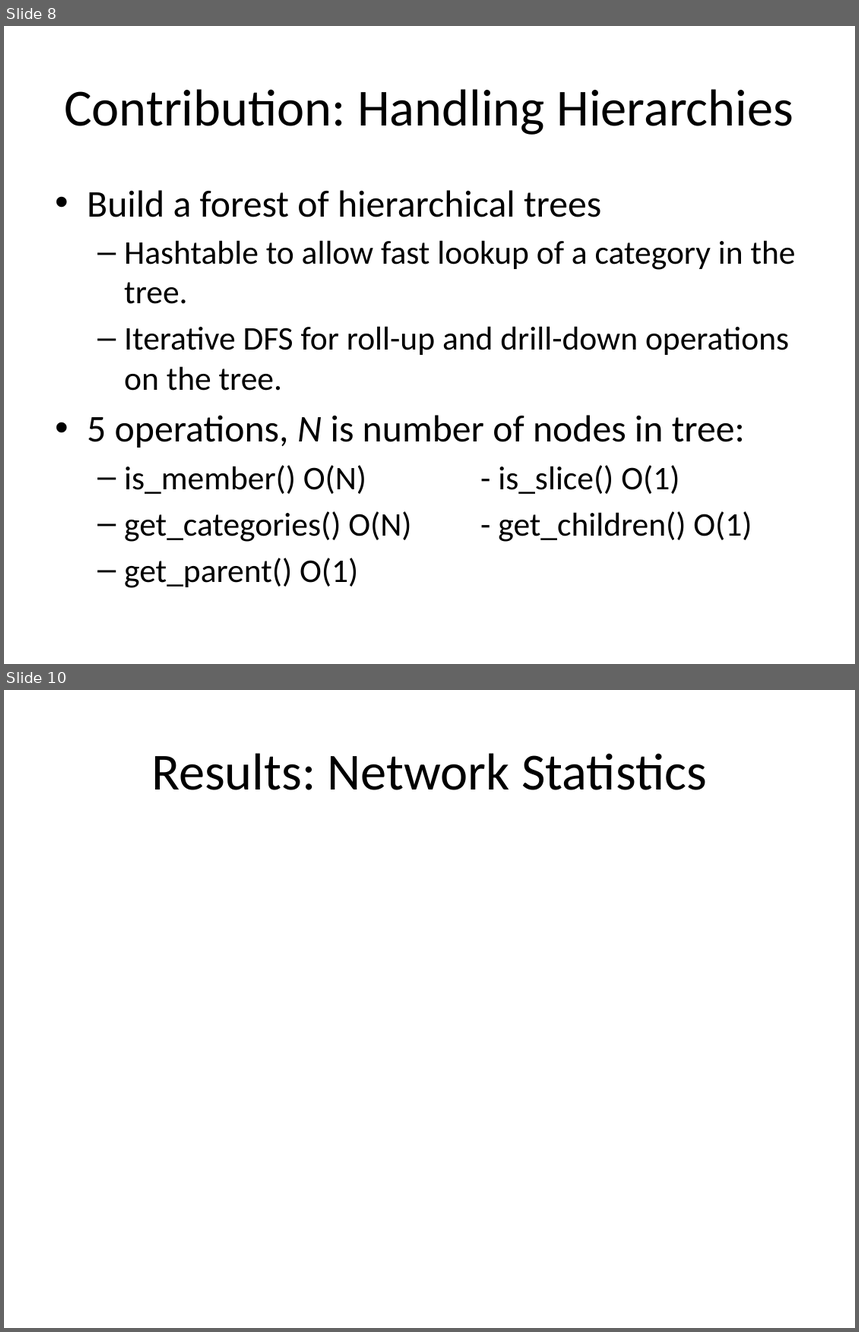
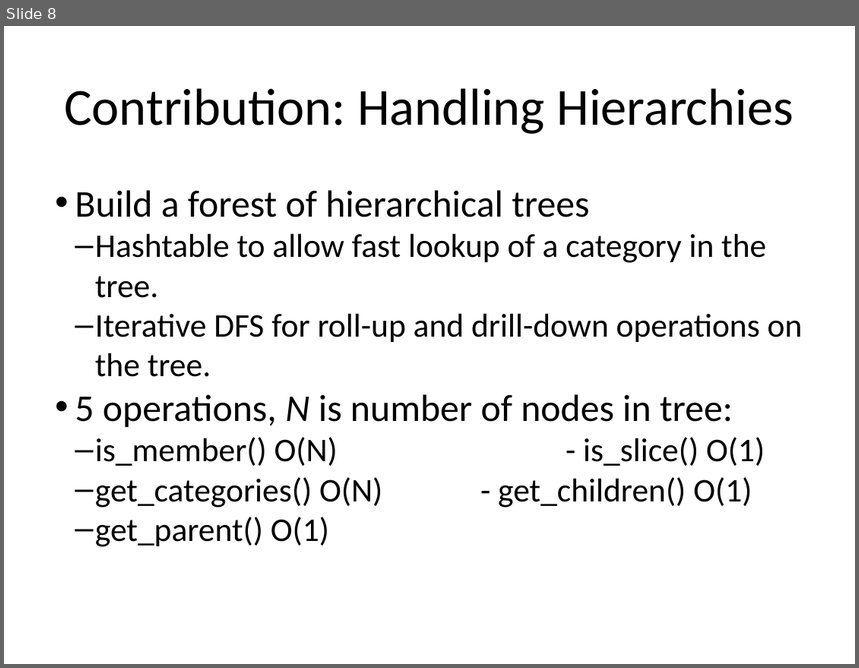
Before and after one commit to hilfialkaff/newsnet, a slide deck: paper/presentation.pptx. Shown one above the other, each under a label of ours: slides 8 and 10 before the commit, slide 8 after it; the slides between them are not shown. The pictures are 859x1332 and 859x668 pixels, drawn with LibreOffice and Linux fonts; fonts in the diff are those of the drawing. Boxes give left, top, right and bottom in pixels: in the first picture for what was removed or moved away, otherwise in the second. Text is boxed around its words. In the diff, an @@ line names an element or a change of style, - is before the commit and + after.

```diff
--- a/paper/presentation.pptx
+++ b/paper/presentation.pptx
@@ slide 10 removed at [4, 690, 855, 1328], background #FFFFFF @@
@@ title removed at [151, 753, 707, 790] @@
-Results: Network Statistics
@@ slide 8 changed as well @@
@@ text "Build a forest of hierarchical ..." at [75, 190, 803, 508]: indent changed; less space between paragraphs @@
```
Also in this commit, not shown: 7 other slides changed, 4 slides added, 2 other slides removed.
